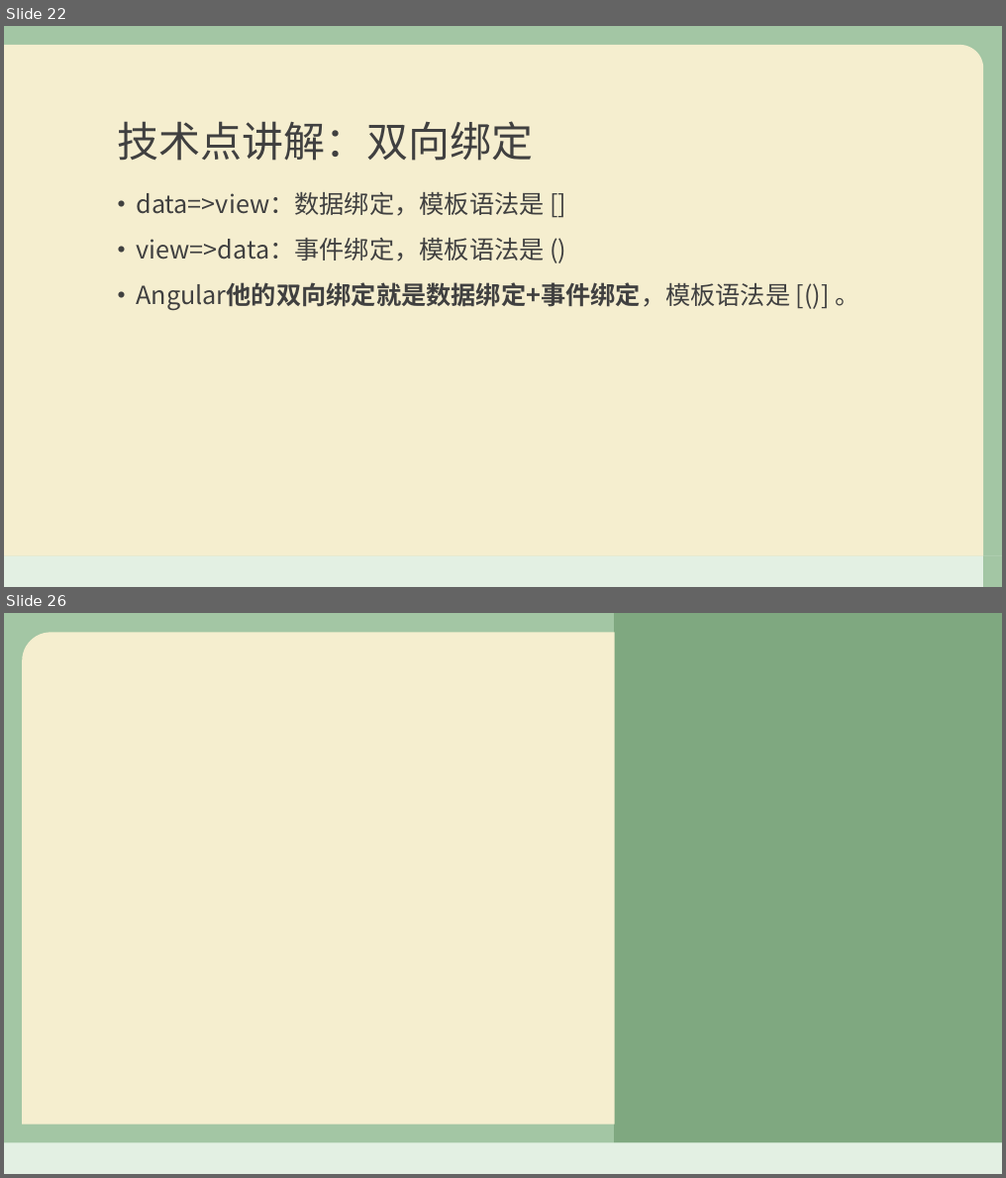
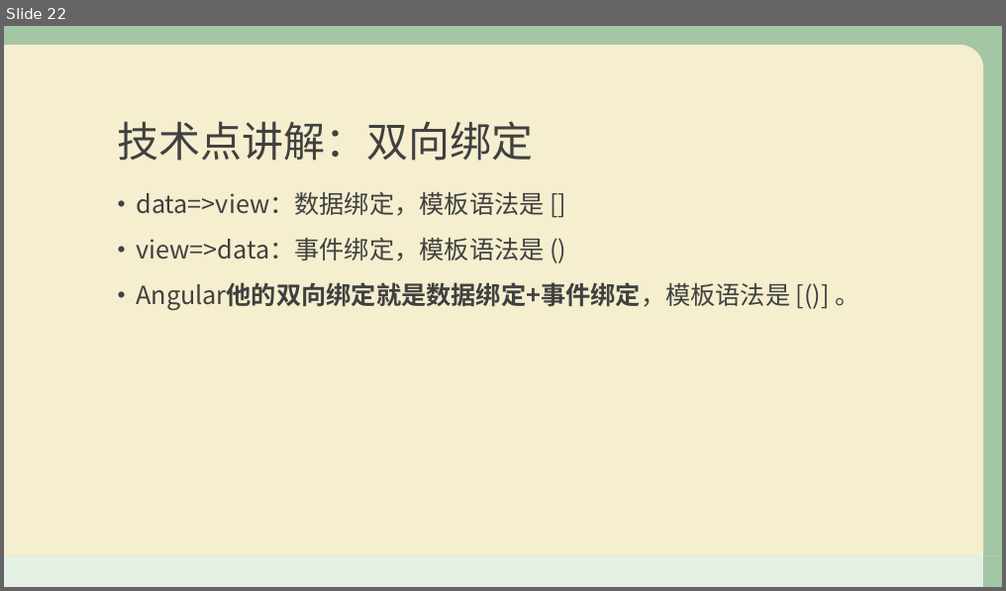
Before and after one commit to duoduoObama/web, a slide deck: 溯源前端赏析.pptx. Shown one above the other, each under a label of ours: slides 22 and 26 before the commit, slide 22 after it; the slides between them are not shown. The pictures are 1006x1178 and 1006x591 pixels, drawn with LibreOffice and Linux fonts; fonts in the diff are those of the drawing; background and template pictures are left out. Boxes give left, top, right and bottom in pixels: in the first picture for what was removed or moved away, otherwise in the second. Text is boxed around its words. In the diff, an @@ line names an element or a change of style, - is before the commit and + after.

```diff
--- a/溯源前端赏析.pptx
+++ b/溯源前端赏析.pptx
@@ slide 26 removed at (4,613,1002,1174), background picture (left out); not listed: 1 template element that a slide beside it also shows @@
@@ round rect removed at (22,633,614,1125) @@
@@ rectangle removed at (614,613,1002,1143) @@
@@ rectangle removed at (4,1143,1002,1174) @@
```
Also in this commit, not shown: 5 slides changed, 3 slides added, 9 other slides removed.
